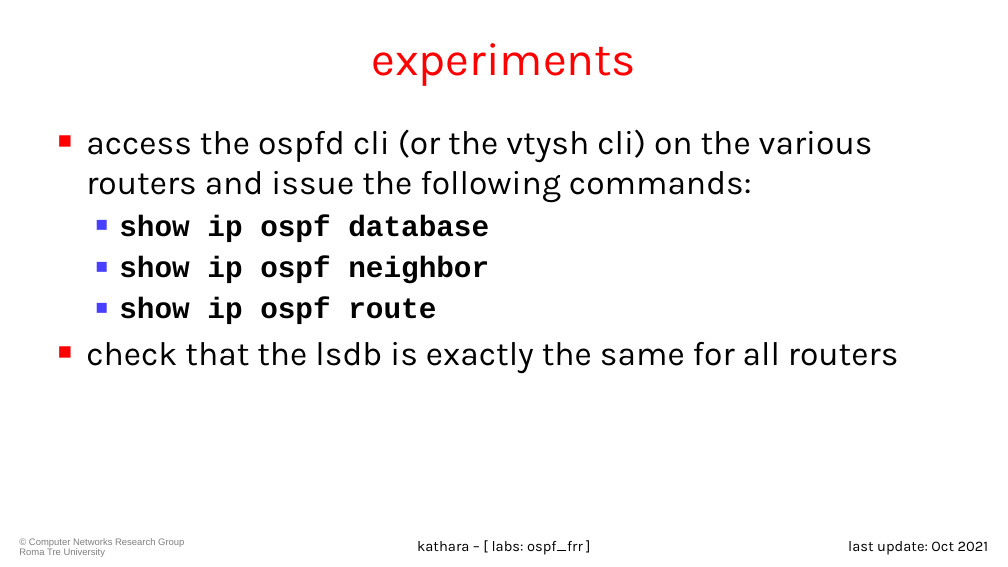
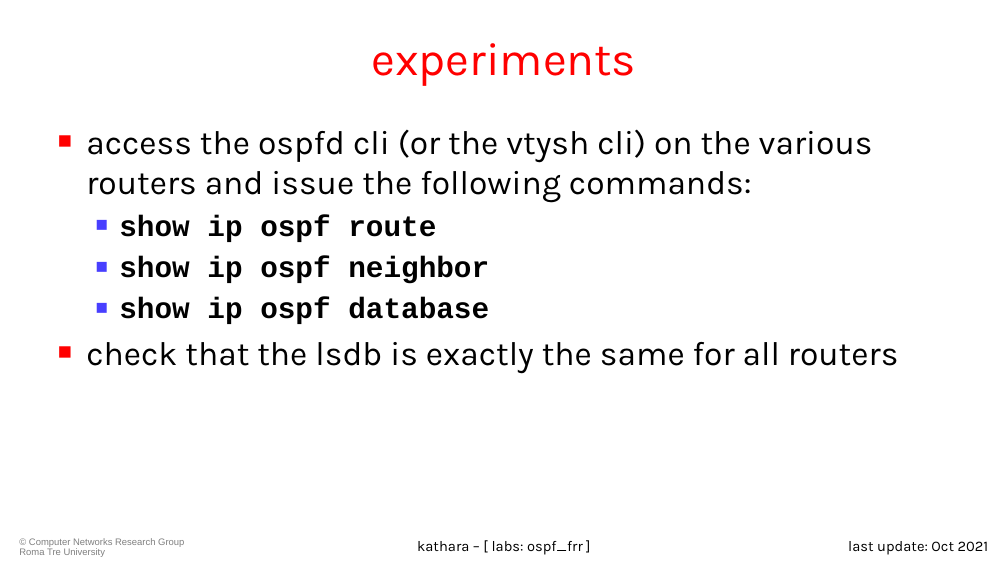
Before and after one commit to KatharaFramework/Kathara-Labs, a slide deck: slide 10 of main-labs/intradomain-routing/frr/ospf/020-kathara-lab_ospf.pptx. Drawn at 1008x567 pixels with LibreOffice and Linux fonts; fonts in the diff are those of the drawing; background and template pictures are left out. Boxes give left, top, right and bottom in pixels: in the first picture for what was removed or moved away, otherwise in the second. Text is boxed around its words. In the diff, an @@ line names an element or a change of style, - is before the commit and + after.

Commit message:
Update daemons of OSPF

```diff
--- a/main-labs/intradomain-routing/frr/ospf/020-kathara-lab_ospf.pptx
+++ b/main-labs/intradomain-routing/frr/ospf/020-kathara-lab_ospf.pptx
@@ text at box(119, 215, 489, 284): paragraphs added @@
+  ■ show ip ospf route
+  ■ show ip ospf neighbor
@@ text at box(119, 256, 489, 324): paragraphs removed @@
-  ■ show ip ospf neighbor
-  ■ show ip ospf route
```
Also in this commit, not shown: 5 other slides changed, 29 other files.
